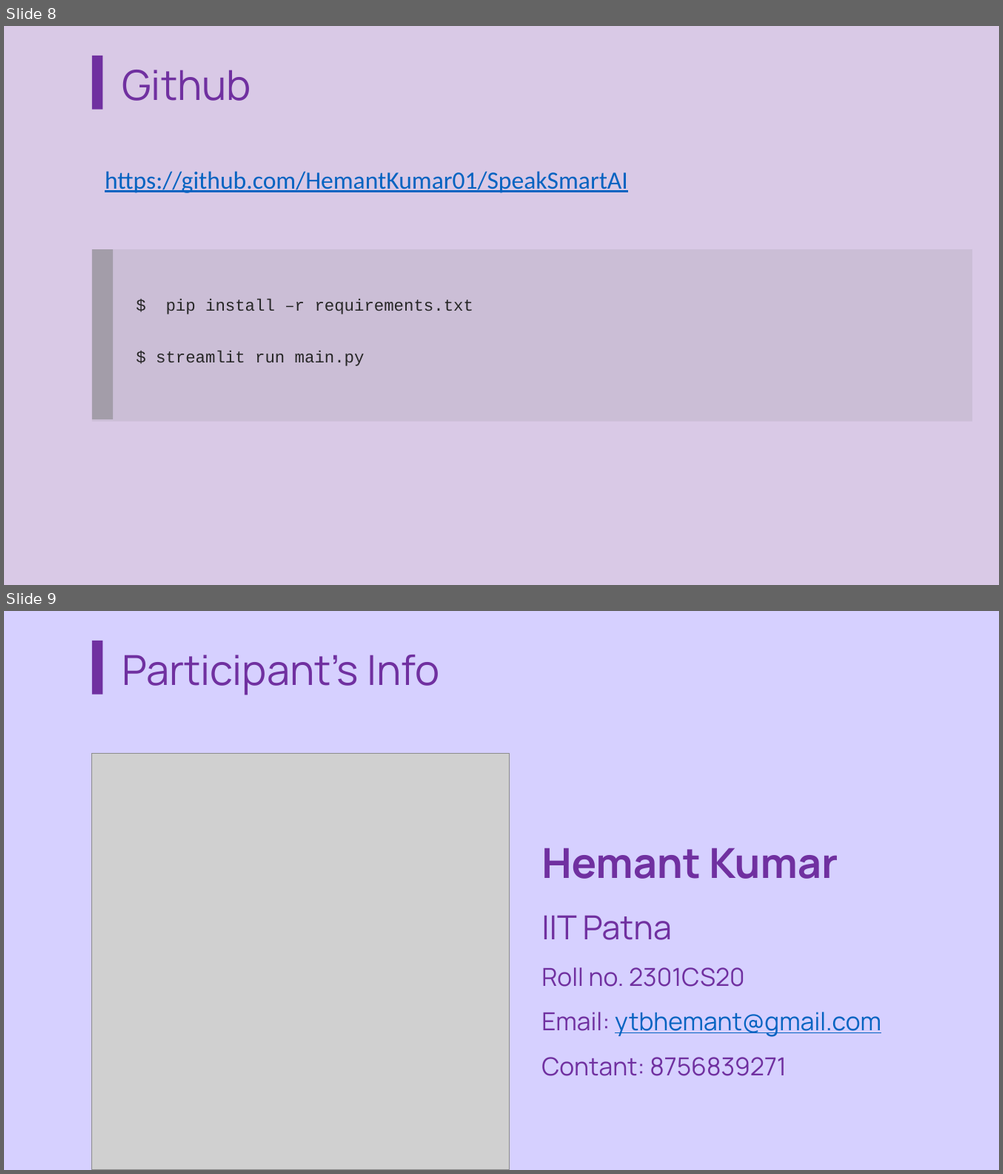
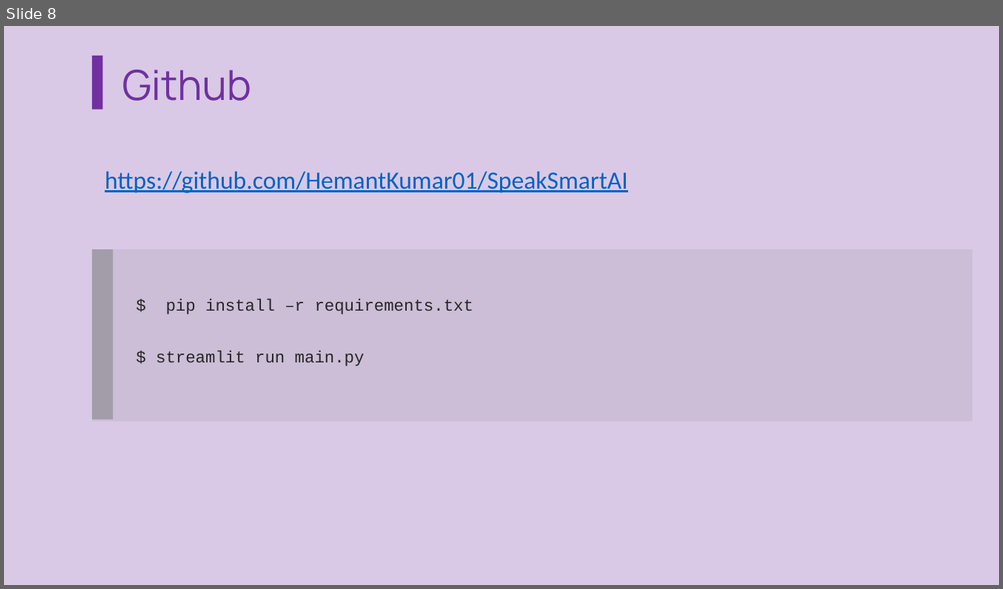
Before and after one commit to HemantKumar01/SpeakSmartAI, a slide deck: Presentation.pptx. Shown one above the other, each under a label of ours: slides 8 and 9 before the commit, slide 8 after it. The pictures are 1003x1174 and 1003x589 pixels, drawn with LibreOffice and Linux fonts; fonts in the diff are those of the drawing; grey boxes stand for pictures. Boxes give left, top, right and bottom in pixels: in the first picture for what was removed or moved away, otherwise in the second. Text is boxed around its words. In the diff, an @@ line names an element or a change of style, - is before the commit and + after.

Commit message:
powerpoint presentation

```diff
--- a/Presentation.pptx
+++ b/Presentation.pptx
@@ slide 9 removed at <box>4,611,999,1170</box>, background #D6D0FF @@
@@ rounded rectangle removed at <box>92,640,102,694</box> @@
@@ text removed at <box>122,655,439,695</box> @@
-Participant’s Info
@@ picture removed at <box>92,754,509,1170</box> @@
@@ text removed at <box>541,848,881,1076</box> @@
-Hemant Kumar
-IIT Patna
-Roll no. 2301CS20
-Email: ytbhemant@gmail.com
-Contant: 8756839271
```
